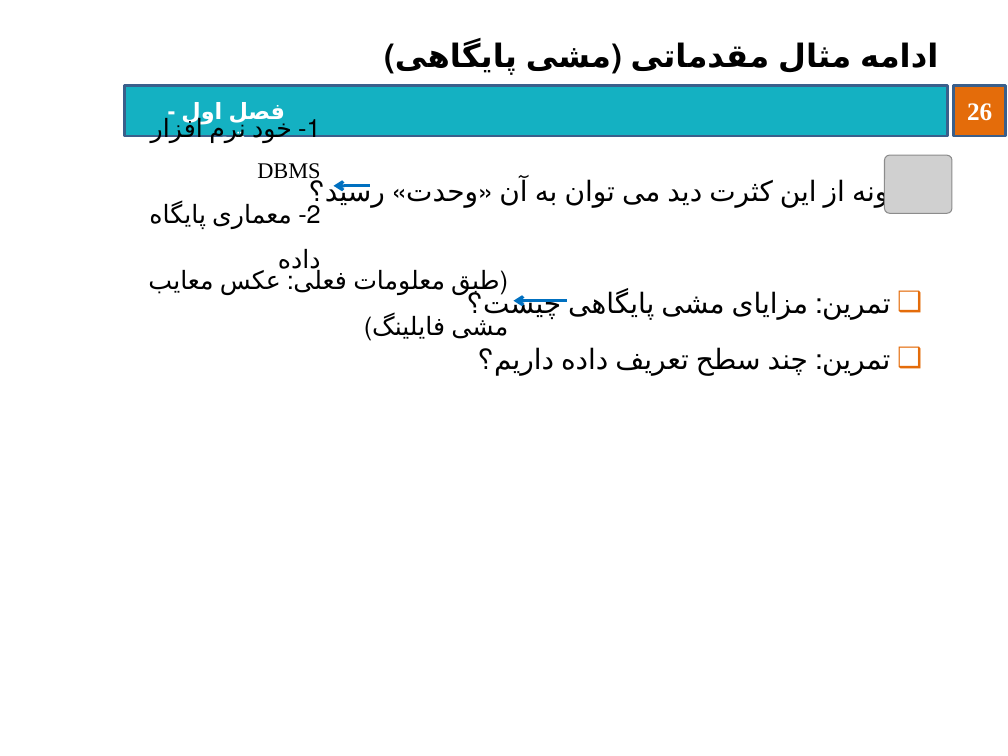
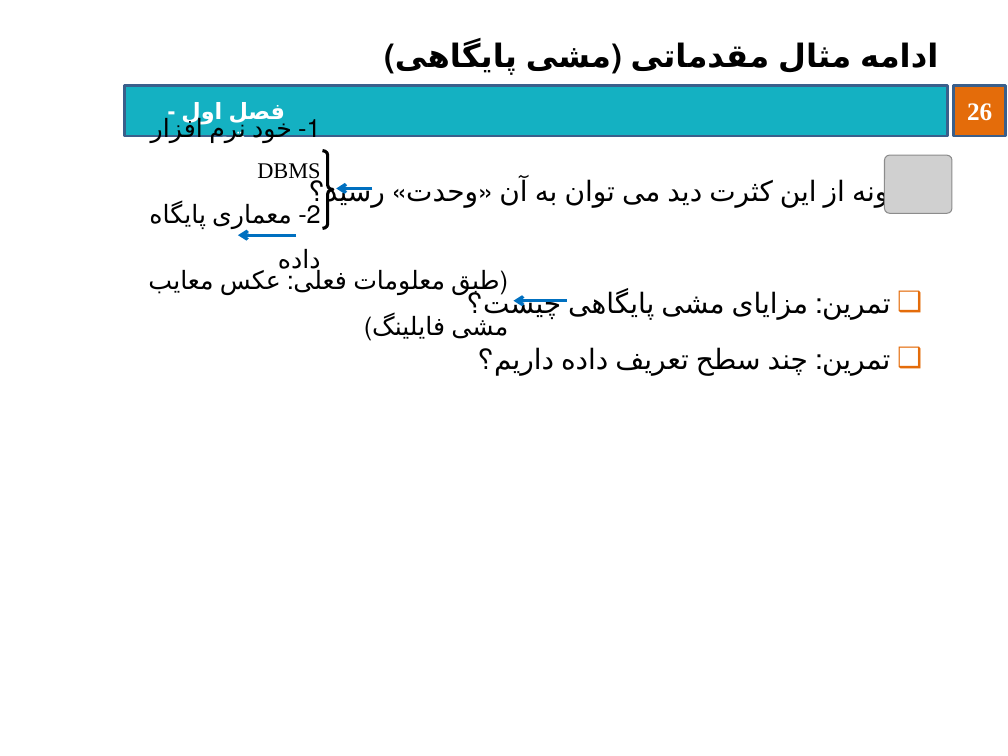
Before and after one commit to behnamhatami/DB-Slides, a slide deck: slide 26 of 1-DB-Introduction.pptx. Drawn at 1008x756 pixels with LibreOffice and Linux fonts; fonts in the diff are those of the drawing; grey boxes stand for pictures; background and template pictures are left out. Boxes give left, top, right and bottom in pixels: in the first picture for what was removed or moved away, otherwise in the second. Text is boxed around its words. In the diff, an @@ line names an element or a change of style, - is before the commit and + after.

```diff
--- a/1-DB-Introduction.pptx
+++ b/1-DB-Introduction.pptx
@@ left brace added at (x1=323, y1=150, x2=333, y2=228), outline #000000 2.25 pt @@
@@ arrow moved from (370, 185) - (334, 185) to (372, 188) - (337, 188) @@
@@ arrow added from (296, 235) to (238, 235), #0070C0 2.25 pt @@
```
Also in this commit, not shown: 15 other slides changed, 1 other file.
